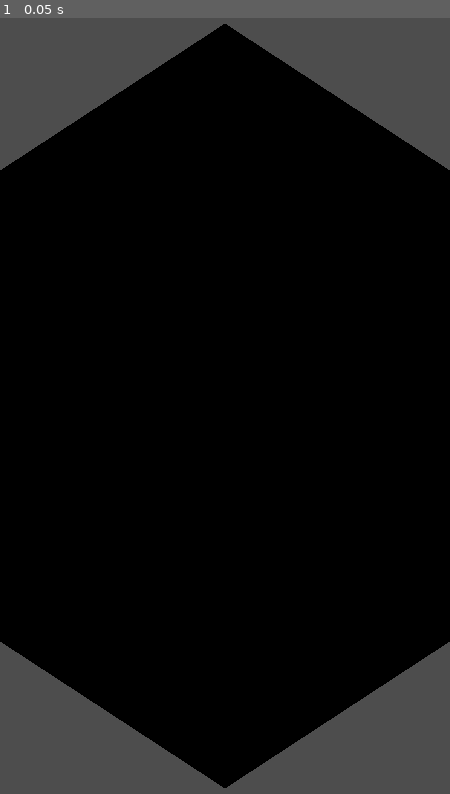
Above: before the commit, frame 1.
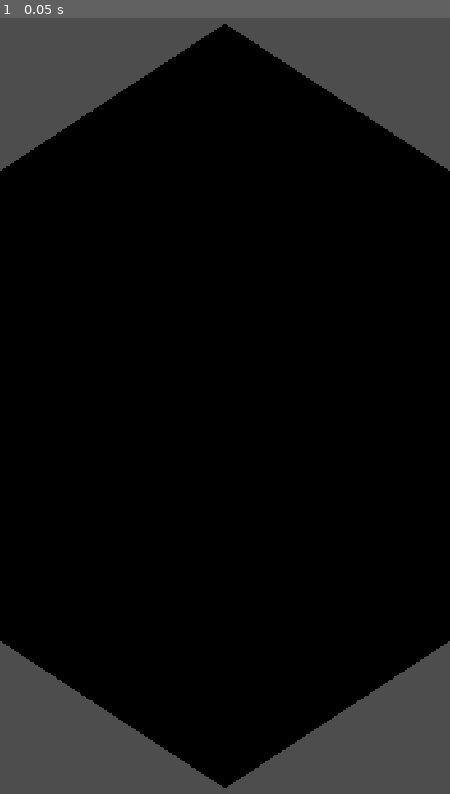
Above: after the commit, the same moment.

Repository: TheOsmanYILDIRIM/TAMU-K-K
Game: Godot game, scene res://scenes/main.tscn
Same seed, same stepped clock (60 frames per second), same inputs: the game is played once before the commit and once after it.
Inputs:
- Up to frame 1 (0.05 s): no input

The runs differ from the first frame. In frame 1, 0.1% of the frame differs, in the area x 0-100%, y 1-99%.

Commit message:
Set Android portrait and GL Compatibility renderer explicitly

Diff:
--- a/project.godot
+++ b/project.godot
@@ -3,8 +3,15 @@
 [application]
 config/name="oyun"
 run/main_scene="res://scenes/main.tscn"
+config/features=PackedStringArray("4.6", "GL Compatibility")
 
 [display]
 window/size/viewport_width=720
 window/size/viewport_height=1280
 window/handheld/orientation=1
+window/stretch/mode="canvas_items"
+window/stretch/aspect="expand"
+
+[rendering]
+renderer/rendering_method="gl_compatibility"
+renderer/rendering_method.mobile="gl_compatibility"
